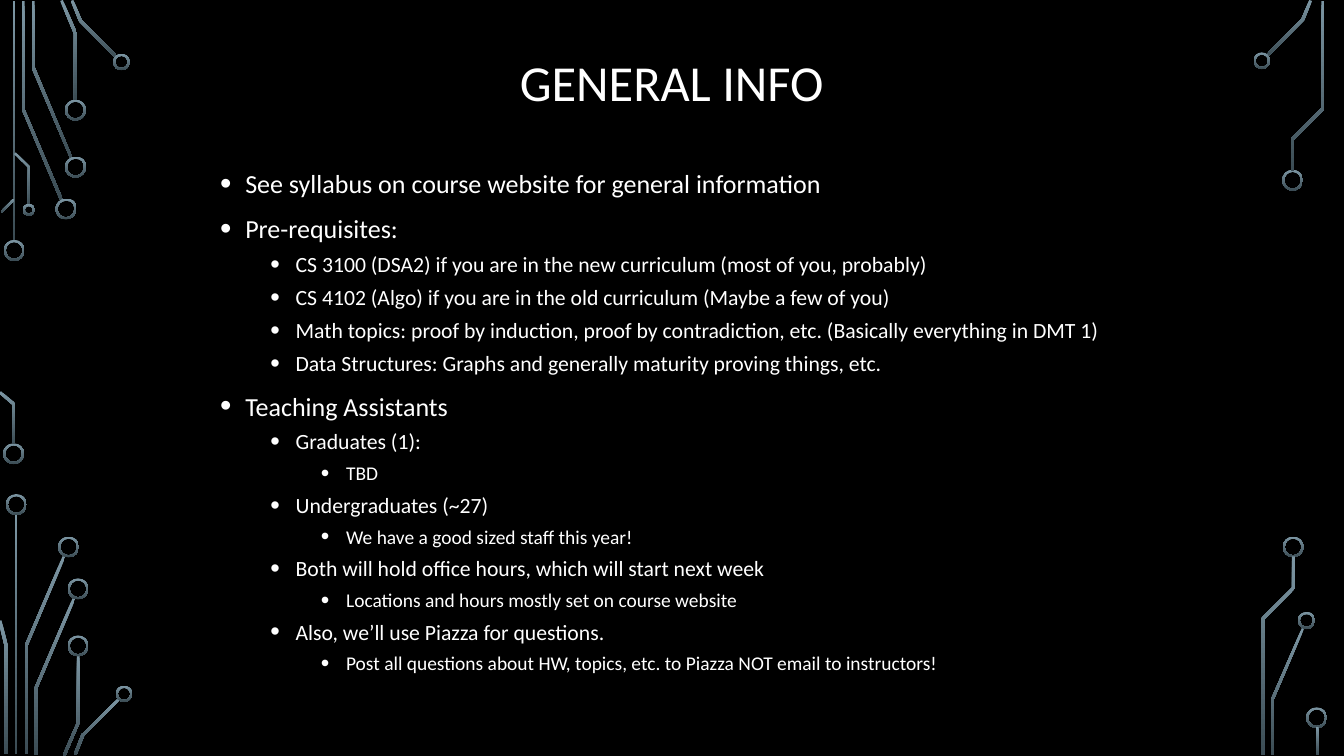
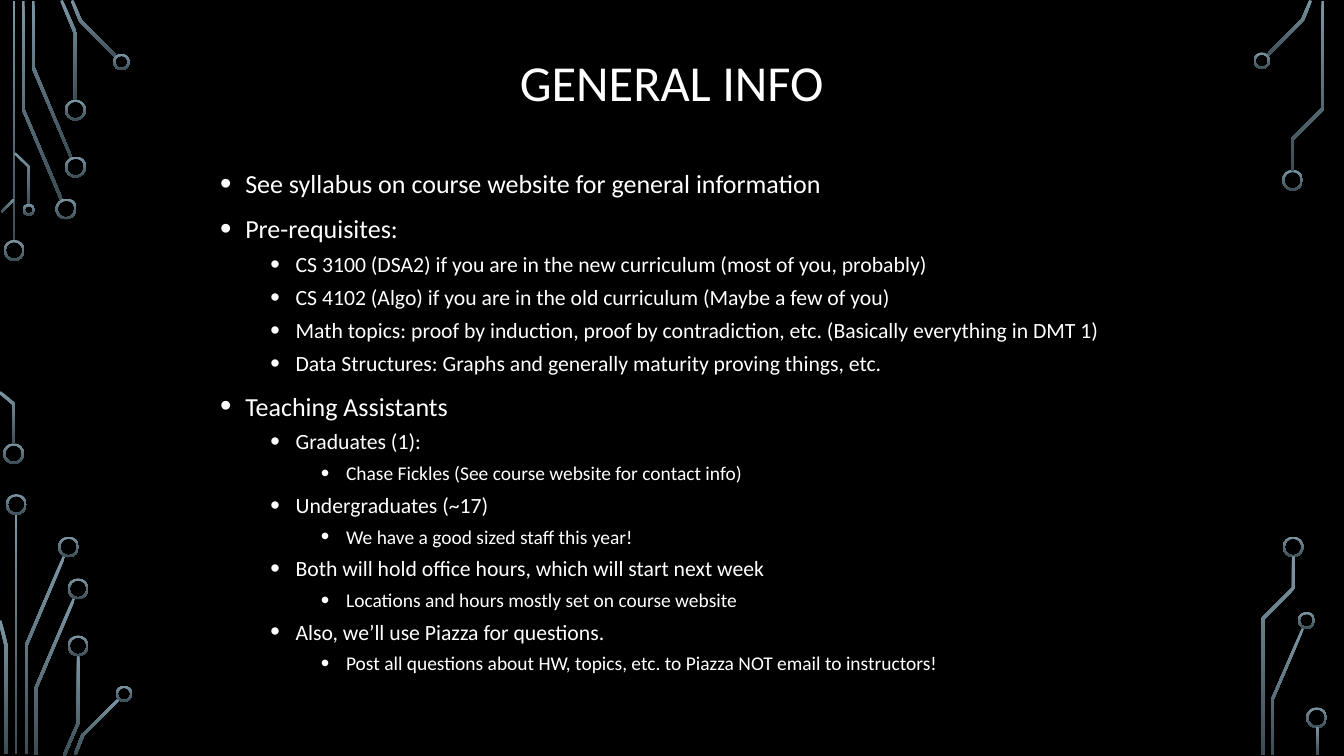
Before and after one commit to markfloryan/dmt2, a slide deck: slide 7 of slides/00-CourseIntroduction.pptx. Drawn at 1344x756 pixels with LibreOffice and Linux fonts; fonts in the diff are those of the drawing; background and template pictures are left out. Boxes give left, top, right and bottom in pixels: in the first picture for what was removed or moved away, otherwise in the second. Text is boxed around its words. In the diff, an @@ line names an element or a change of style, - is before the commit and + after.

```diff
--- a/slides/00-CourseIntroduction.pptx
+++ b/slides/00-CourseIntroduction.pptx
@@ text at <box>296,466,741,517</box>: text changed; size 15.5 to 13.9 pt @@
-    • TBD
-  • Undergraduates (~27)
+    • Chase Fickles (See course website for contact info)
+  • Undergraduates (~17)
```
Also in this commit, not shown: 1 other slide changed, 2 other files.
